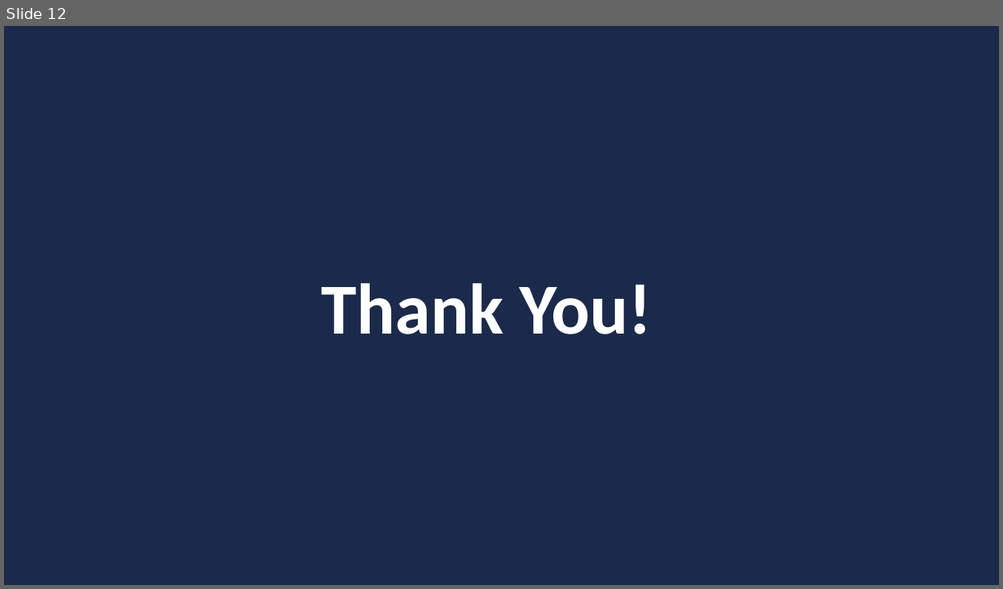
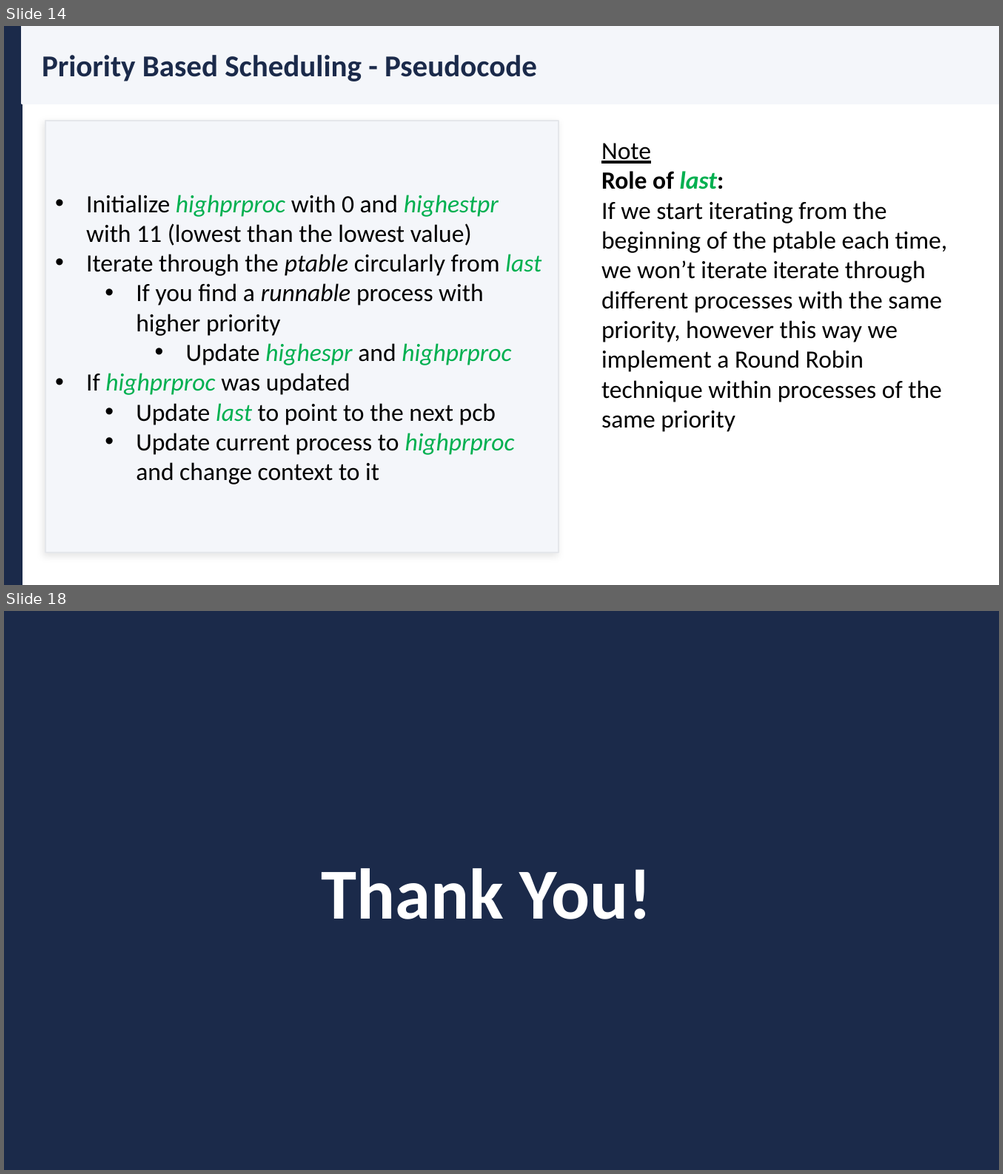
Before and after one commit to Sama3mad/project-6---OS-lab, a slide deck: xv6_part1.pptx. Shown one above the other, each under a label of ours: slide 12 before the commit, slides 14 and 18 after it; the slides between them are not shown. The pictures are 1003x589 and 1003x1174 pixels, drawn with LibreOffice and Linux fonts; fonts in the diff are those of the drawing. Boxes give left, top, right and bottom in pixels: in the first picture for what was removed or moved away, otherwise in the second. Text is boxed around its words. In the diff, an @@ line names an element or a change of style, - is before the commit and + after.

```diff
--- a/xv6_part1.pptx
+++ b/xv6_part1.pptx
@@ slide 14 added at [4,26,999,585], background #FFFFFF @@
@@ rectangle added at [4,26,22,585], fill #1B2A4A, outline #1B2A4A 1 pt @@
@@ rectangle added at [22,26,999,104], fill #F4F6FA, outline #F4F6FA 1 pt @@
@@ text added at [42,55,537,82], 22 pt, text #1B2A4A, bold @@
+Priority Based Scheduling - Pseudocode
@@ rectangle added at [45,121,559,553], fill #F4F6FA, outline #E5E7EB 1 pt, 18 pt, text #000000 @@
+• Initialize highprproc with 0 and highestpr with 11 (lowest than the lowest value)
+• Iterate through the ptable circularly from last
+  • If you find a runnable process with higher priority
+    • Update highespr and highprproc
+• If highprproc was updated
+  • Update last to point to the next pcb
+  • Update current process to highprproc and change context to it
@@ text added at [601,143,948,432], 18 pt, text #000000 @@
+Note
+Role of last:
+If we start iterating from the beginning of the ptable each time, we won’t iterate iterate through different processes with the same priority, however this way we implement a Round Robin technique within processes of the same priority
@@ what was slide 12 is now slide 18 @@
```
Also in this commit, not shown: 1 slide changed, 5 other slides added, 3 other files.
